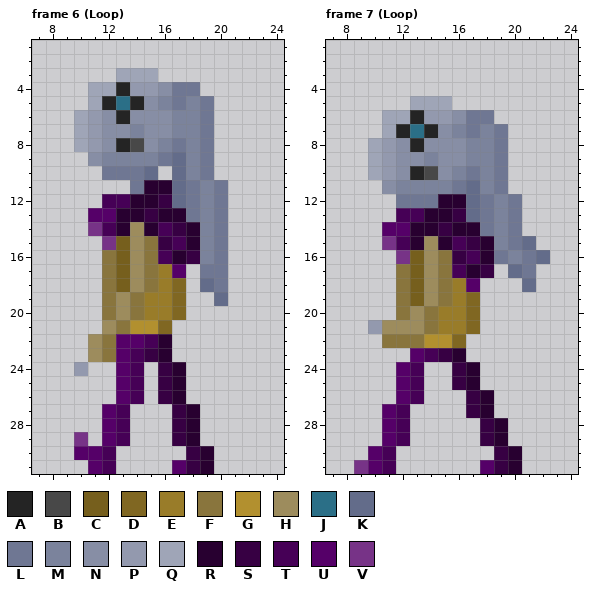
Pixel-art file: Resources/Characters/MainCharacter/CharacterWalkingNod2.ase. Above: the version before the commit.
32x32 pixels, 9 frames. Shown: frame 6 (Loop): x 7..24, y 1..31; frame 7 (Loop): x 7..24, y 1..31. The commit also changed other frames, which this record leaves out.
Palette (. is transparent): A #242424  B #484848  C #765f1d  D #806722  E #997c29  F #89753d  G #b2902f  H #9d8c5d  J #2b6f87  K #636c8a  L #6f7793  M #7b839c  N #878ea5  P #9399ae  Q #9fa5b7  R #280030  S #370043  T #460056  U #550068  V #773387
Now the later version:
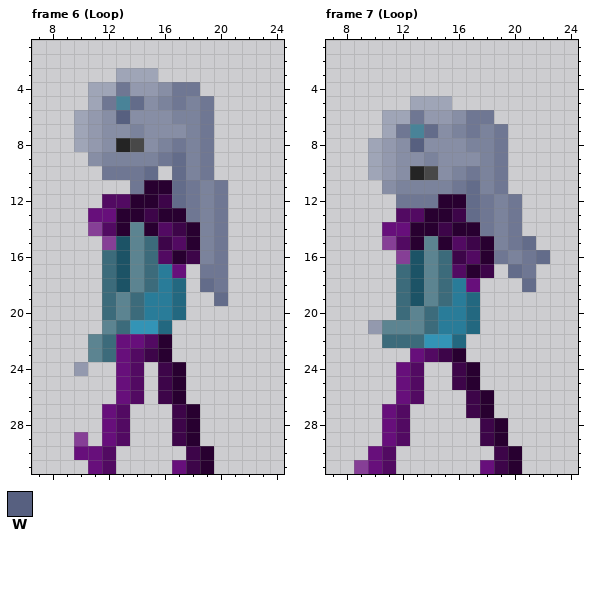
Colours new in this view: W #576080
Difference:
@@ palette @@
-C #765f1d
+C #1c5366
-D #806722
+D #236880
-E #997c29
+E #297c99
-F #89753d
+F #3c6b7b
-G #b2902f
+G #3394b6
-H #9d8c5d
+H #5c8491
-J #2b6f87
+J #498398
-S #370043
+S #3d0549
-T #460056
+T #520a62
-U #550068
+U #670f7b
-V #773387
+V #863f96
--- frame 6 (Loop), layers "Face", "Skin"
@@ x 10..19 @@
  3 ...QQQ....
- 4 .QQAPPNLL.
- 5 .QAJANMLML
- 6 QPNANNNMML
- 7 QPNNMNNMML
+ 4 .QQLPPNLL.
+ 5 .QLJKNMLML
+ 6 QPNWNNNMML
+ 7 QPNNMNNNML
  8 QPNABNMLML
--- frame 7 (Loop), layers "Face", "Skin"
@@ x 10..19 @@
  5 ...QQQ....
- 6 .QQAPPNLL.
- 7 .QAJANMLML
- 8 QPNANNNMML
- 9 QPNNMNNMML
+ 6 .QQLPPNLL.
+ 7 .QLJKNMLML
+ 8 QPNWNNNMML
+ 9 QPNNMNNNML
 10 QPNABNMLML
Boxes around the changes in both pictures, in picture pixels (x1, y1, x2, y2):
changed: (74, 82, 200, 474)
changed: (396, 110, 480, 166)
changed: (354, 208, 508, 474)
